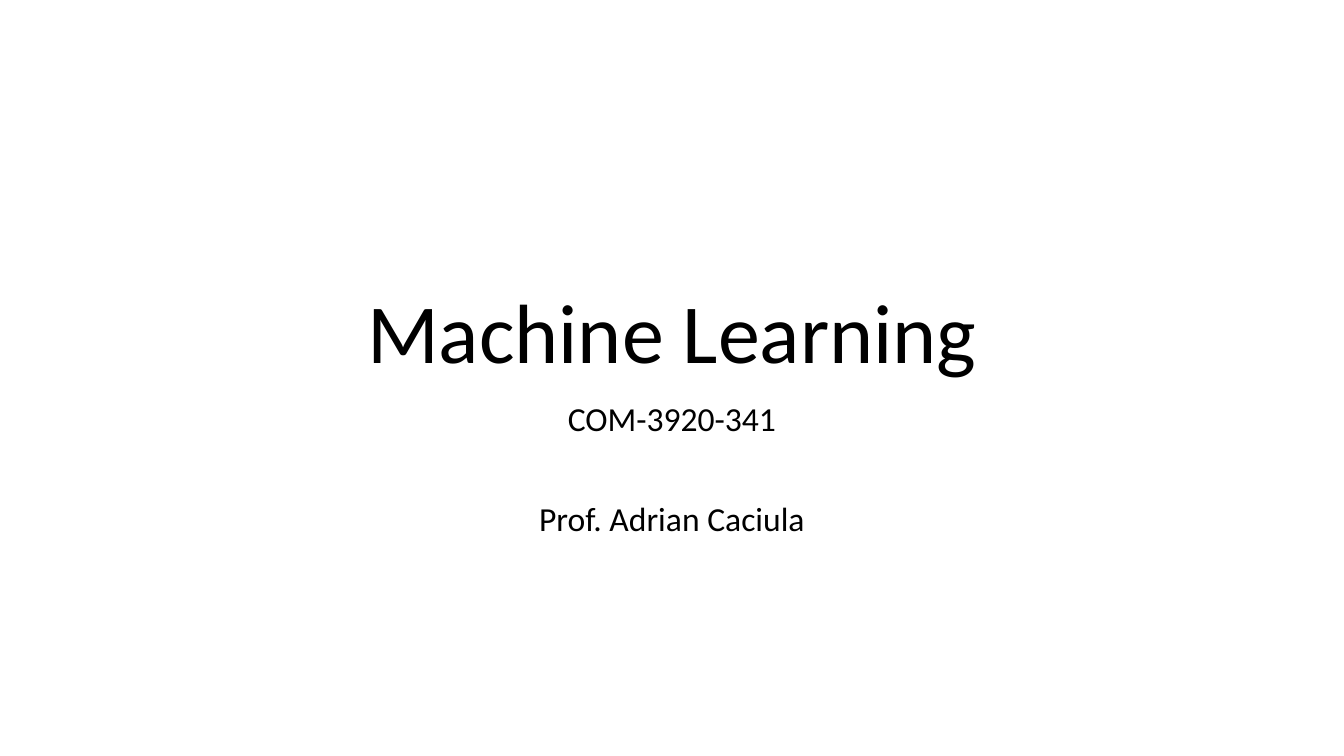
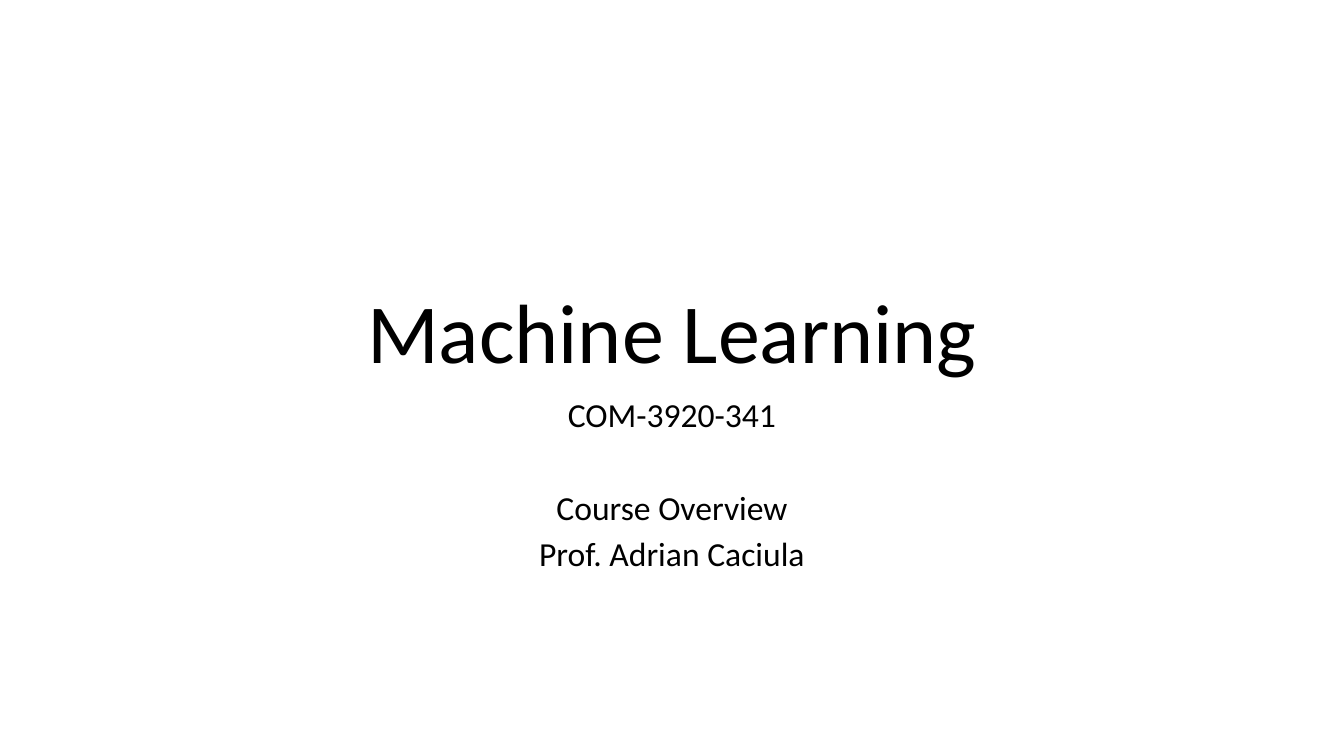
Before and after one commit to adrian-caciula/adrian-caciula.github.io, a slide deck: slide 1 of ml19/week1/ML_Ch1_v1.2.pptx. Drawn at 1344x756 pixels with LibreOffice and Linux fonts; fonts in the diff are those of the drawing. Boxes give left, top, right and bottom in pixels: in the first picture for what was removed or moved away, otherwise in the second. Text is boxed around its words. In the diff, an @@ line names an element or a change of style, - is before the commit and + after.

```diff
--- a/ml19/week1/ML_Ch1_v1.2.pptx
+++ b/ml19/week1/ML_Ch1_v1.2.pptx
@@ subtitle at (539,405,804,567): line spacing 0.9 to 0.8 @@
@@ subtitle at (556,497,787,521): paragraph added @@
+Course Overview
```
Also in this commit, not shown: 2 other files.
